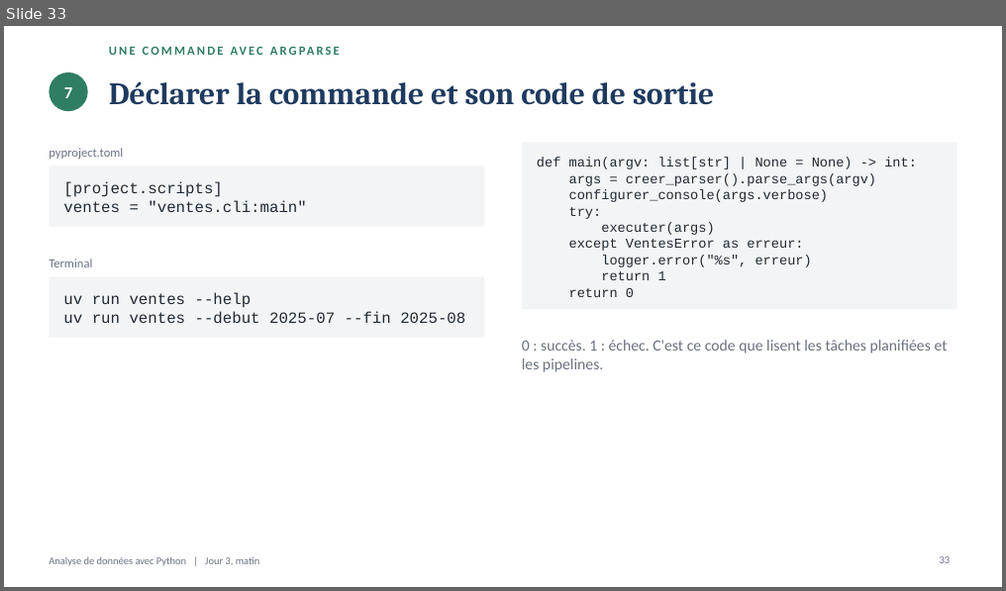
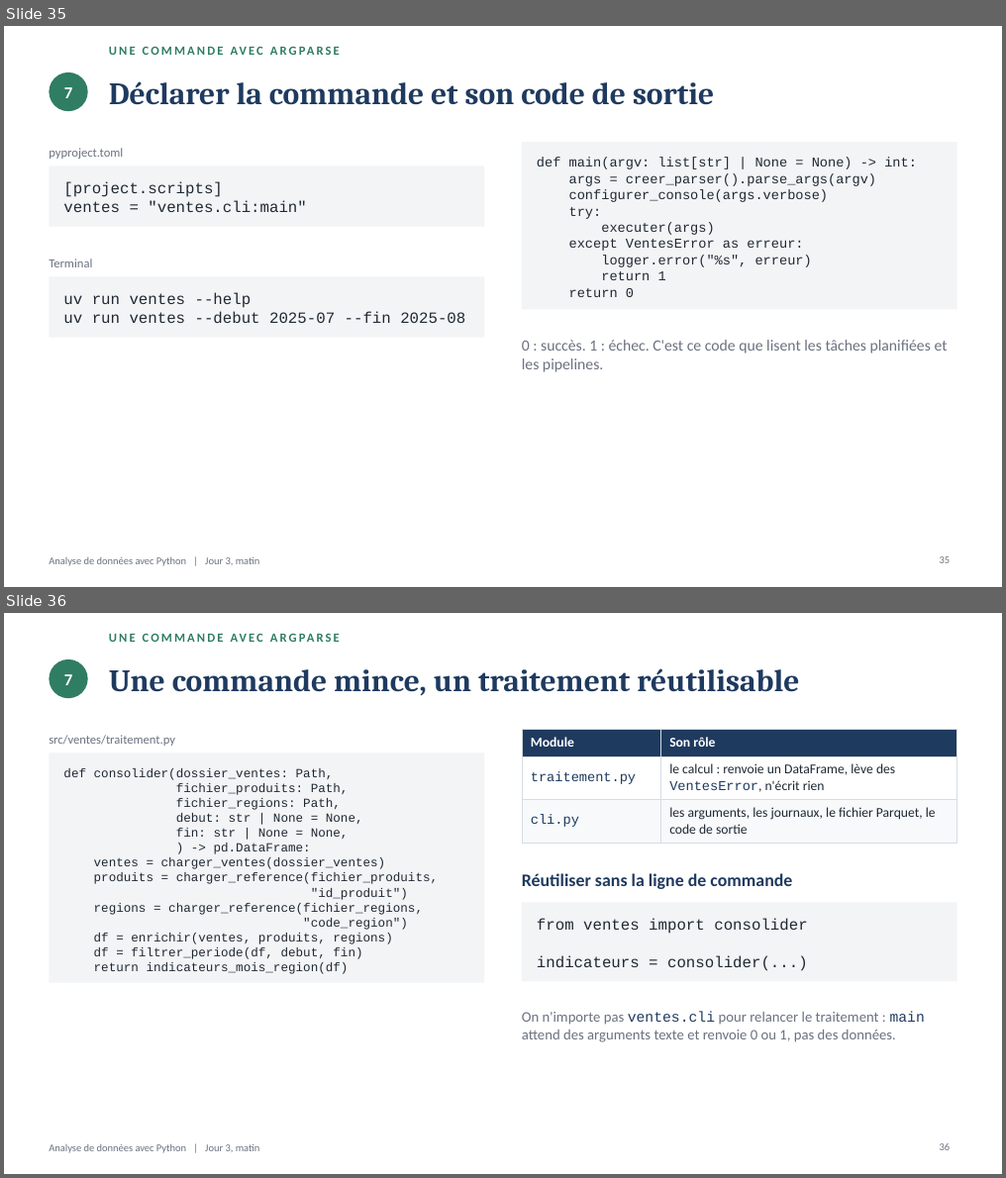
Before and after one commit to ardev2/formation-analyse-donnees-python, a slide deck: cours/05-jour3-matin/projet-cli.pptx. Shown one above the other, each under a label of ours: slide 33 before the commit, slides 35 and 36 after it. The pictures are 1006x591 and 1006x1178 pixels, drawn with LibreOffice and Linux fonts; fonts in the diff are those of the drawing. Boxes give left, top, right and bottom in pixels: in the first picture for what was removed or moved away, otherwise in the second. Text is boxed around its words. In the diff, an @@ line names an element or a change of style, - is before the commit and + after.

Commit message:
Ajoute le TP bonus PySpark, ses slides et son corrigé, et met à jour les slides du TP5

```diff
--- a/cours/05-jour3-matin/projet-cli.pptx
+++ b/cours/05-jour3-matin/projet-cli.pptx
@@ slide 36 added at (4,613,1002,1174), background #FFFFFF @@
@@ ellipse added at (49,660,88,698), fill #2F7D62 @@
@@ text added at (109,669,327,692), 12 pt, text #2F7D62, bold @@
+UNE COMMANDE AVEC ARGPARSE
@@ text added at (334,668,799,696), 30 pt, text #1F3A5F, bold @@
+Une commande mince, un traitement réutilisable
@@ text added at (64,674,72,685), 16 pt, text #FFFFFF, bold @@
+7
@@ table added at (522,729,957,838), 3 rows, 2 columns @@
+Module | Son rôle
+traitement.py | le calcul : renvoie un DataFrame, lève des VentesError, n'écrit rien
+cli.py | les arguments, les journaux, le fichier Parquet, le code de sortie
@@ text added at (49,735,175,746), 12 pt, text #6B7280 @@
+src/ventes/traitement.py
@@ rectangle added at (49,753,484,983), fill #F3F4F6 @@
@@ text added at (63,768,438,974), 12 pt, text #1F2933 @@
+def consolider(dossier_ventes: Path,
+fichier_produits: Path,
+fichier_regions: Path,
+debut: str | None = None,
+fin: str | None = None,
+) -> pd.DataFrame:
+ventes = charger_ventes(dossier_ventes)
+produits = charger_reference(fichier_produits,
+"id_produit")
+regions = charger_reference(fichier_regions,
+"code_region")
+df = enrichir(ventes, produits, regions)
+df = filtrer_periode(df, debut, fin)
+return indicateurs_mois_region(df)
@@ text added at (522,873,792,889), 17 pt, text #1F3A5F, bold @@
+Réutiliser sans la ligne de commande
@@ rectangle added at (522,903,957,982), fill #F3F4F6 @@
@@ text added at (537,918,808,971), 15 pt, text #1F2933 @@
+from ventes import consolider
+indicateurs = consolider(...)
@@ text added at (522,1011,925,1043), 14 pt, text #6B7280 @@
+On n'importe pas ventes.cli pour relancer le traitement : main attend des arguments texte et renvoie 0 ou 1, pas des données.
@@ text added at (49,1145,260,1154), 10 pt, text #6B7280 @@
+Analyse de données avec Python | Jour 3, matin
@@ page number added at (940,1144,950,1151), 10 pt, text #6B7280 @@
+36
@@ what was slide 33 is now slide 35 @@
```
Also in this commit, not shown: 3 slides changed, 3 other slides added, 7 other files.
